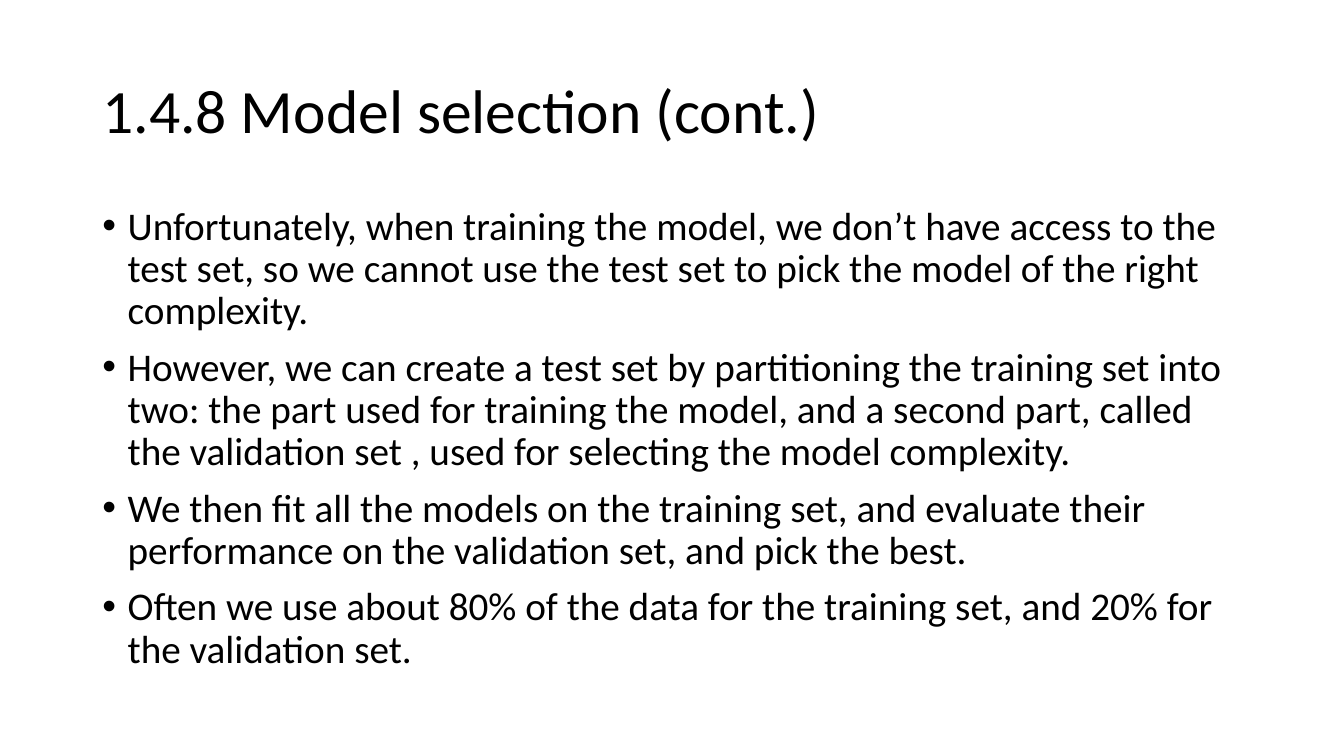
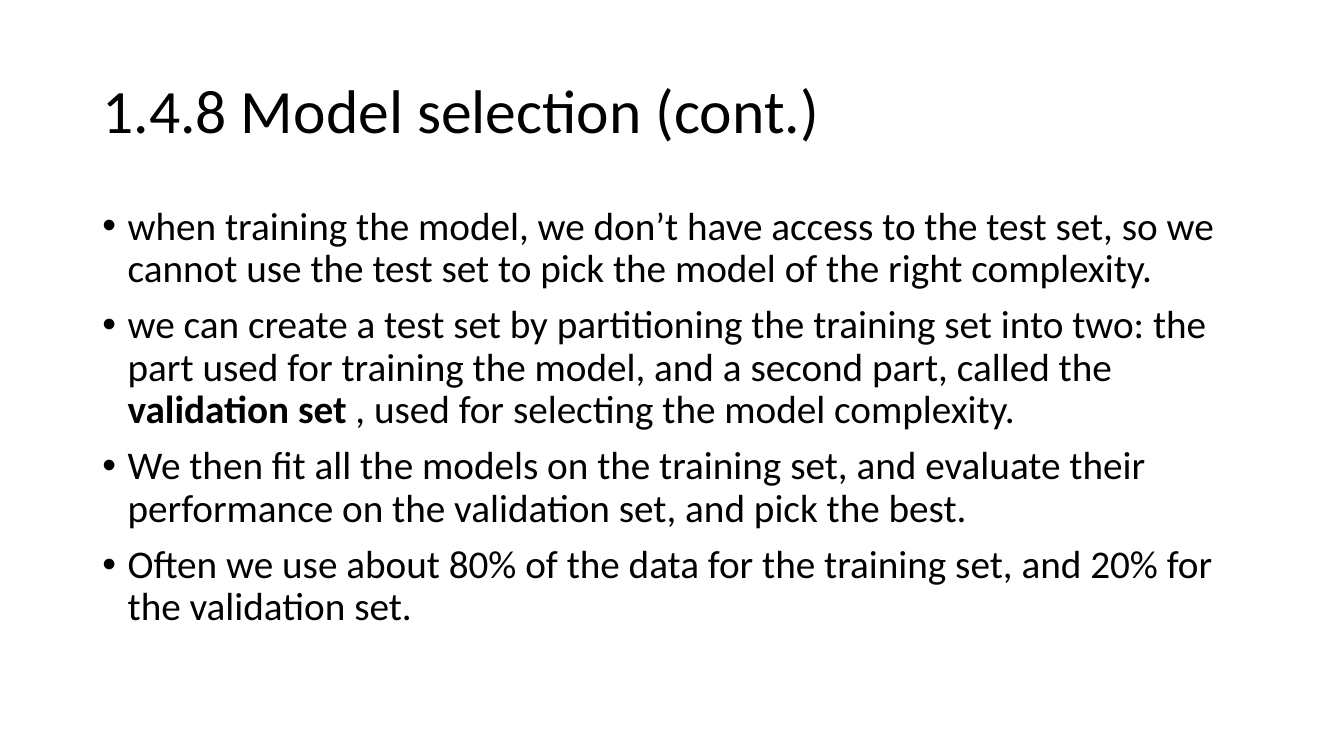
Before and after one commit to adrian-caciula/adrian-caciula.github.io, a slide deck: slide 49 of ml19/week1/ML_Ch1_v1.2.pptx (slide 47 before the commit). Drawn at 1344x756 pixels with LibreOffice and Linux fonts; fonts in the diff are those of the drawing. Boxes give left, top, right and bottom in pixels: in the first picture for what was removed or moved away, otherwise in the second. Text is boxed around its words. In the diff, an @@ line names an element or a change of style, - is before the commit and + after.

```diff
--- a/ml19/week1/ML_Ch1_v1.2.pptx
+++ b/ml19/week1/ML_Ch1_v1.2.pptx
@@ text at [128, 212, 1214, 430]: text changed @@
-• Unfortunately, when training the model, we don’t have access to the test set, so we cannot use the test set to pick the model of the right complexity.
-• However, we can create a test set by partitioning the training set into two: the part used for training the model, and a second part, called the validation set , used for selecting the model complexity.
+• when training the model, we don’t have access to the test set, so we cannot use the test set to pick the model of the right complexity.
+• we can create a test set by partitioning the training set into two: the part used for training the model, and a second part, called the validation set , used for selecting the model complexity.
```
Also in this commit, not shown: 3 other slides changed, 2 slides added, 3 other files.
